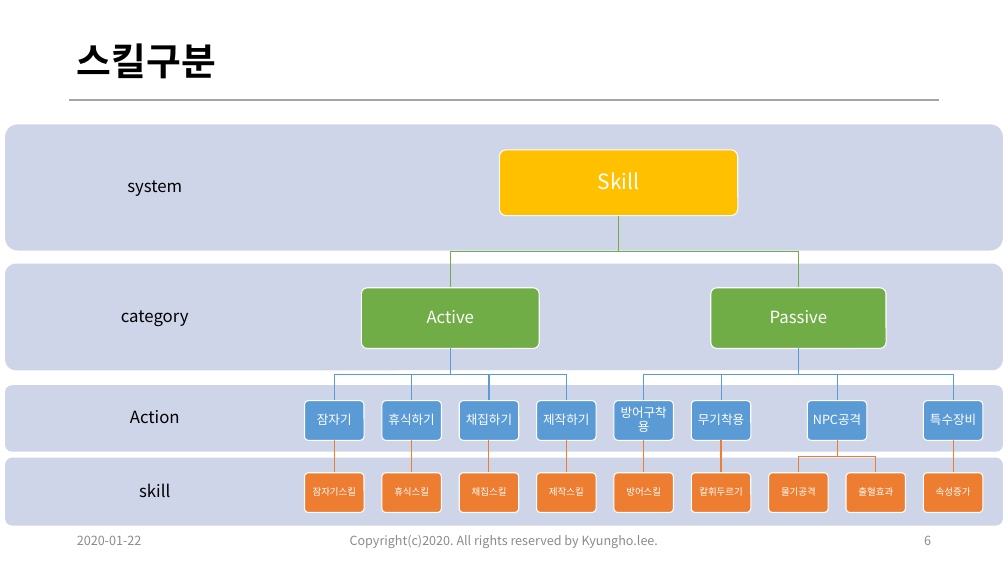
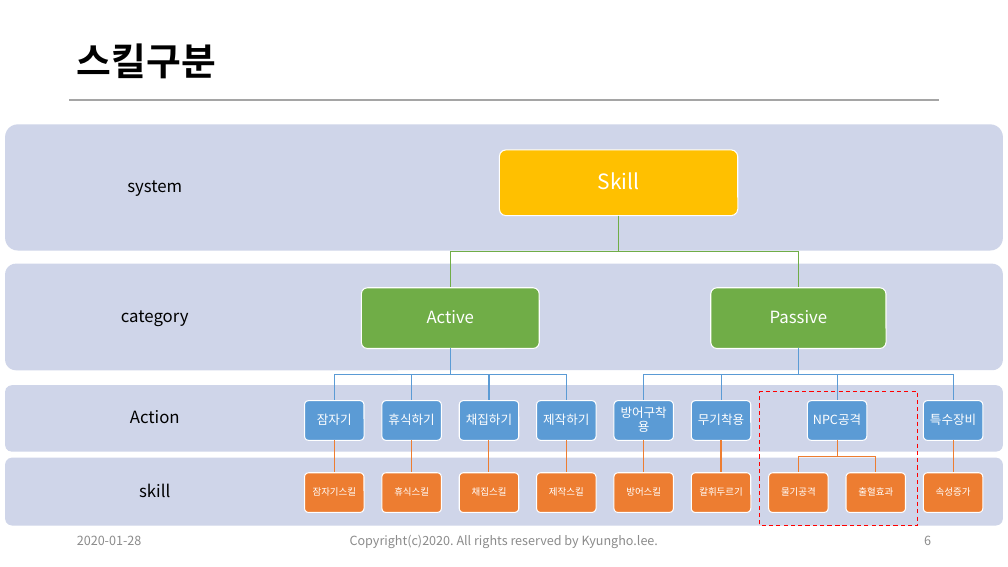
Before and after one commit to kyungho-lee/Multicampus_training, a slide deck: slide 6 of 02.시스템기획/04.skill/[실습_09]20200121_system_design_skill_review_이경호_ver0.1.pptx. Drawn at 1008x567 pixels with LibreOffice and Linux fonts; fonts in the diff are those of the drawing. Boxes give left, top, right and bottom in pixels: in the first picture for what was removed or moved away, otherwise in the second. Text is boxed around its words. In the diff, an @@ line names an element or a change of style, - is before the commit and + after.

Commit message:
스킬 기획서 업데이트

```diff
--- a/02.시스템기획/04.skill/[실습_09]20200121_system_design_skill_review_이경호_ver0.1.pptx
+++ b/02.시스템기획/04.skill/[실습_09]20200121_system_design_skill_review_이경호_ver0.1.pptx
@@ rectangle added at (760, 392, 918, 526), outline #FF0000 1 pt dashed @@
@@ text at (77, 536, 142, 545): text changed @@
-2020-01-22
+2020-01-28
```
Also in this commit, not shown: 8 other slides changed, 4 other files.
